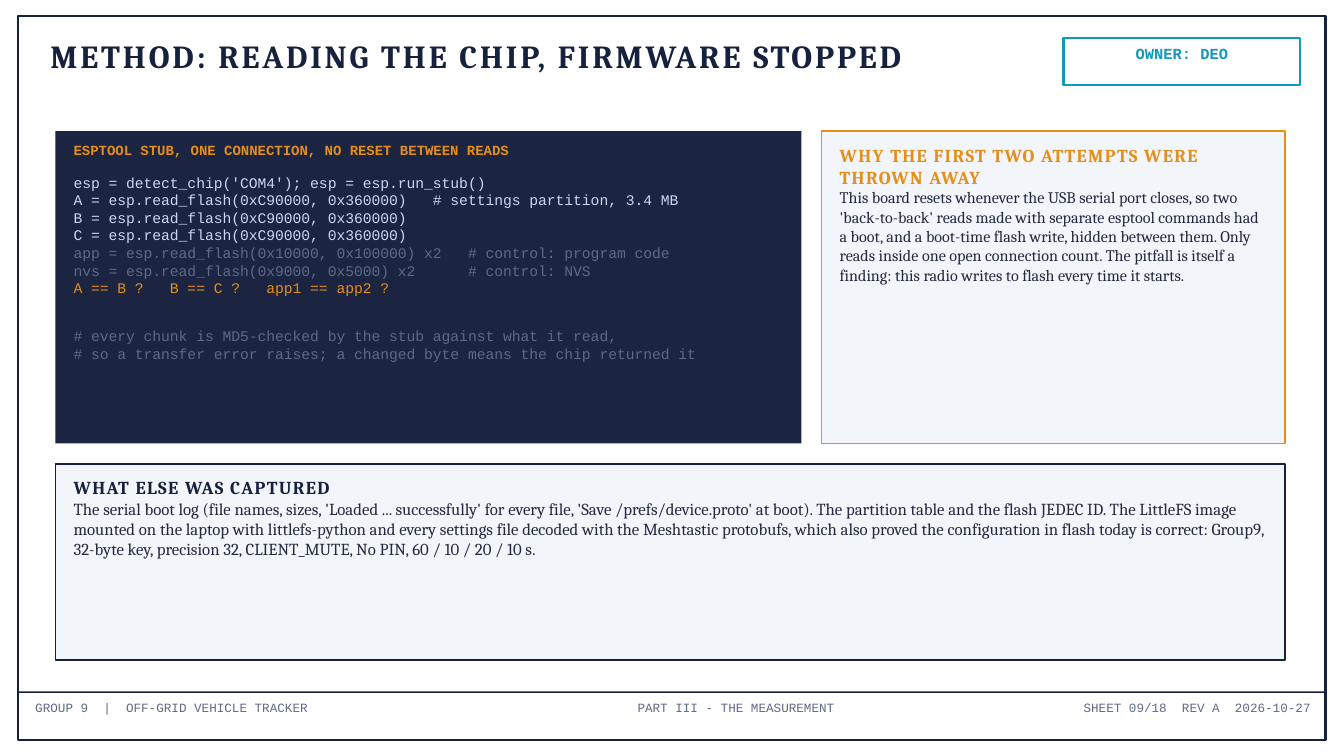
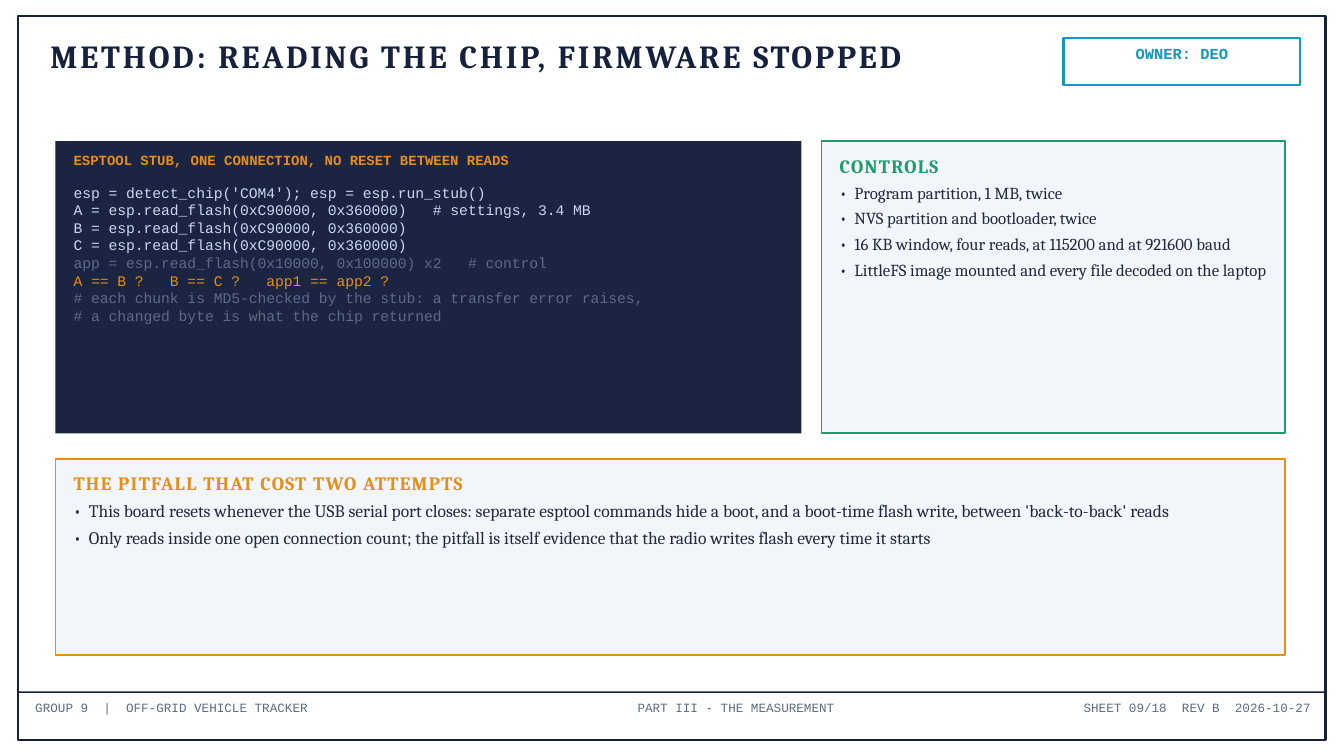
Before and after one commit to deosgracius/offgrid-vehicle-tracker, a slide deck: slide 9 of docs/presentations/Group9_ConfigLoss_RootCause.pptx. Drawn at 1344x756 pixels with LibreOffice and Linux fonts; fonts in the diff are those of the drawing. Boxes give left, top, right and bottom in pixels: in the first picture for what was removed or moved away, otherwise in the second. Text is boxed around its words. In the diff, an @@ line names an element or a change of style, - is before the commit and + after.

```diff
--- a/docs/presentations/Group9_ConfigLoss_RootCause.pptx
+++ b/docs/presentations/Group9_ConfigLoss_RootCause.pptx
@@ rectangle: place and size @@
-rectangle at (55, 131, 802, 444)
+rectangle at (55, 141, 802, 434)
@@ rectangle: place and size @@
-rectangle at (822, 131, 1286, 444)
+rectangle at (822, 141, 1286, 434)
@@ rectangle at (822, 141, 1286, 434): outline #E58E1A 1.25 pt to #1F9D68 1.25 pt @@
@@ text "ESPTOOL STUB, ONE CONNECTION, NO ...": place and size @@
-text "ESPTOOL STUB, ONE CONNECTION, NO ..." at (74, 145, 509, 158)
+text "ESPTOOL STUB, ONE CONNECTION, NO ..." at (74, 155, 509, 168)
@@ text at (840, 160, 1266, 280): text changed; size 11.5 to 12 pt @@
-WHY THE FIRST TWO ATTEMPTS WERE THROWN AWAY
-This board resets whenever the USB serial port closes, so two 'back-to-back' reads made with separate esptool commands had a boot, and a boot-time flash write, hidden between them. Only reads inside one open connection count. The pitfall is itself a finding: this radio writes to flash every time it starts.
+CONTROLS
+• Program partition, 1 MB, twice
+• NVS partition and bootloader, twice
+• 16 KB window, four reads, at 115200 and at 921600 baud
+• LittleFS image mounted and every file decoded on the laptop
@@ text at (74, 205, 591, 218): text changed @@
-A = esp.read_flash(0xC90000, 0x360000) # settings partition, 3.4 MB
+A = esp.read_flash(0xC90000, 0x360000) # settings, 3.4 MB
@@ text "esp = detect_chip('COM4'); esp = ...": place and size @@
-text "esp = detect_chip('COM4'); esp = ..." at (74, 177, 696, 362)
+text "esp = detect_chip('COM4'); esp = ..." at (74, 187, 643, 324)
@@ text at (74, 257, 547, 271): text changed @@
-app = esp.read_flash(0x10000, 0x100000) x2 # control: program code
-nvs = esp.read_flash(0x9000, 0x5000) x2 # control: NVS
+app = esp.read_flash(0x10000, 0x100000) x2 # control
@@ text at (91, 293, 643, 324): text changed @@
-# every chunk is MD5-checked by the stub against what it read,
-# so a transfer error raises; a changed byte means the chip returned it
+# each chunk is MD5-checked by the stub: a transfer error raises,
+# a changed byte is what the chip returned
@@ rectangle: place and size @@
-rectangle at (55, 464, 1286, 660)
+rectangle at (55, 459, 1286, 655)
@@ rectangle at (55, 459, 1286, 655): outline #16213D 1.25 pt to #E58E1A 1.25 pt @@
@@ text at (74, 477, 1169, 548): text changed; size 12 to 12.5 pt @@
-WHAT ELSE WAS CAPTURED
-The serial boot log (file names, sizes, 'Loaded ... successfully' for every file, 'Save /prefs/device.proto' at boot). The partition table and the flash JEDEC ID. The LittleFS image mounted on the laptop with littlefs-python and every settings file decoded with the Meshtastic protobufs, which also proved the configuration in flash today is correct: Group9, 32-byte key, precision 32, CLIENT_MUTE, No PIN, 60 / 10 / 20 / 10 s.
+THE PITFALL THAT COST TWO ATTEMPTS
+• This board resets whenever the USB serial port closes: separate esptool commands hide a boot, and a boot-time flash write, between 'back-to-back' reads
+• Only reads inside one open connection count; the pitfall is itself evidence that the radio writes flash every time it starts
@@ text at (1084, 703, 1311, 712): text changed @@
-SHEET 09/18 REV A 2026-10-27
+SHEET 09/18 REV B 2026-10-27
```
Also in this commit, not shown: 16 other slides changed, 1 slide added, 1 slide removed, 4 other files.
